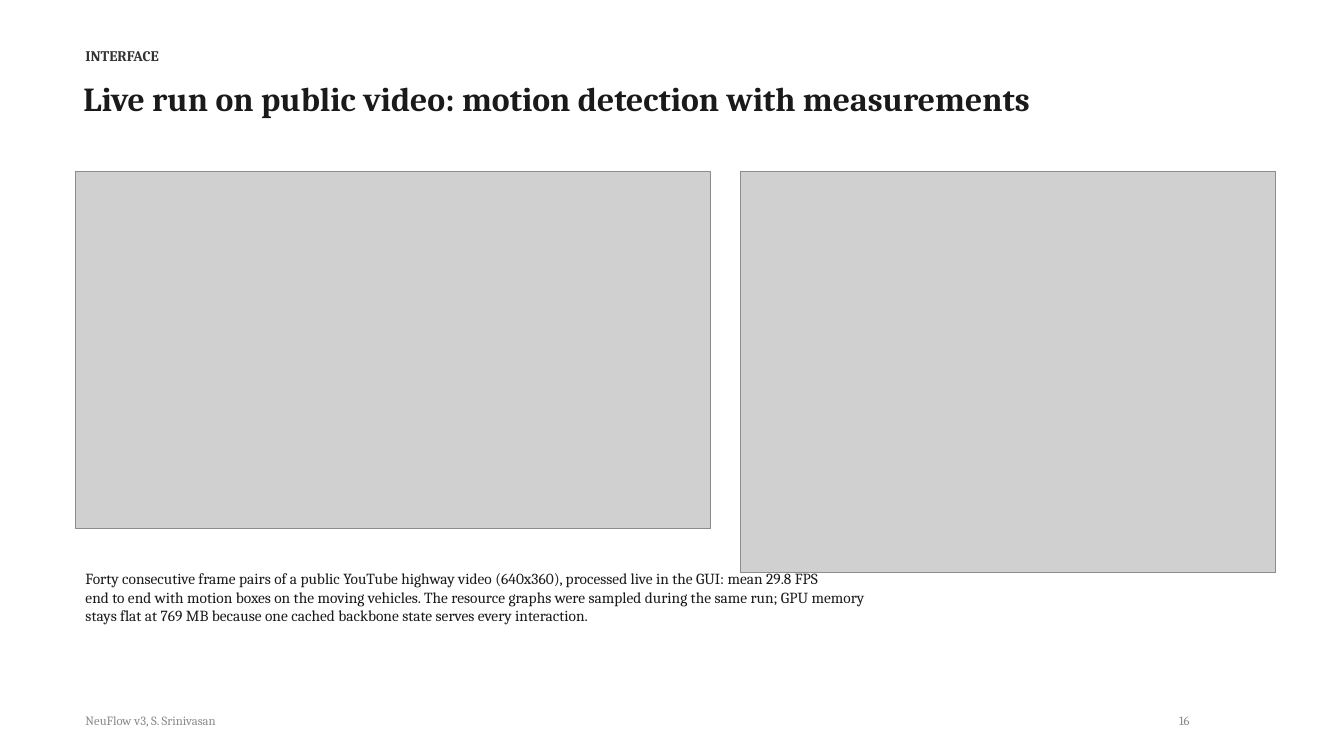
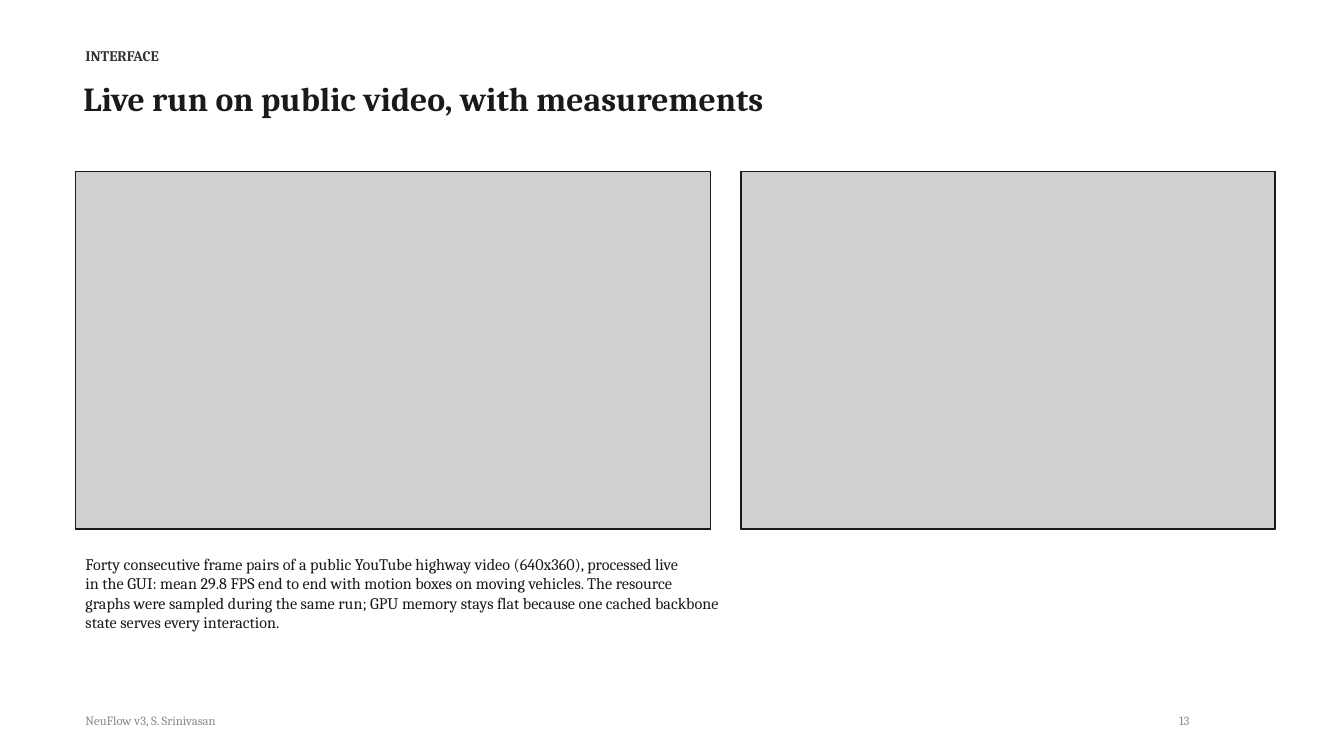
Before and after one commit to shrirag10/Neuflowv3, a slide deck: slide 13 of docs/NeuFlow_v3_status.pptx (slide 16 before the commit). Drawn at 1344x756 pixels with LibreOffice and Linux fonts; fonts in the diff are those of the drawing; grey boxes stand for pictures. Boxes give left, top, right and bottom in pixels: in the first picture for what was removed or moved away, otherwise in the second. Text is boxed around its words. In the diff, an @@ line names an element or a change of style, - is before the commit and + after.

Commit message:
Complete deck revamp: 17-slide linear rebuild with five new comparison plots, full explanations, honest limitations slide, every number verified against the log

```diff
--- a/docs/NeuFlow_v3_status.pptx
+++ b/docs/NeuFlow_v3_status.pptx
@@ text at [83, 87, 763, 118]: text changed @@
-Live run on public video: motion detection with measurements
+Live run on public video, with measurements
@@ rectangle added at [76, 171, 711, 529], outline #1A1A1A 1.2 pt @@
@@ picture: place and size @@
-picture at [741, 171, 1275, 573]
+picture at [741, 171, 1275, 529]
@@ rectangle added at [741, 171, 1275, 529], outline #1A1A1A 1.2 pt @@
@@ text at [85, 558, 718, 632]: text changed; size 11 to 11.5 pt @@
-Forty consecutive frame pairs of a public YouTube highway video (640x360), processed live in the GUI: mean 29.8 FPS
-end to end with motion boxes on the moving vehicles. The resource graphs were sampled during the same run; GPU memory
-stays flat at 769 MB because one cached backbone state serves every interaction.
+Forty consecutive frame pairs of a public YouTube highway video (640x360), processed live
+in the GUI: mean 29.8 FPS end to end with motion boxes on moving vehicles. The resource
+graphs were sampled during the same run; GPU memory stays flat because one cached backbone
+state serves every interaction.
@@ text at [1179, 716, 1189, 725]: text changed @@
-16
+13
```
Also in this commit, not shown: 9 other slides changed, 7 slides added, 14 slides removed, 3 other files.
